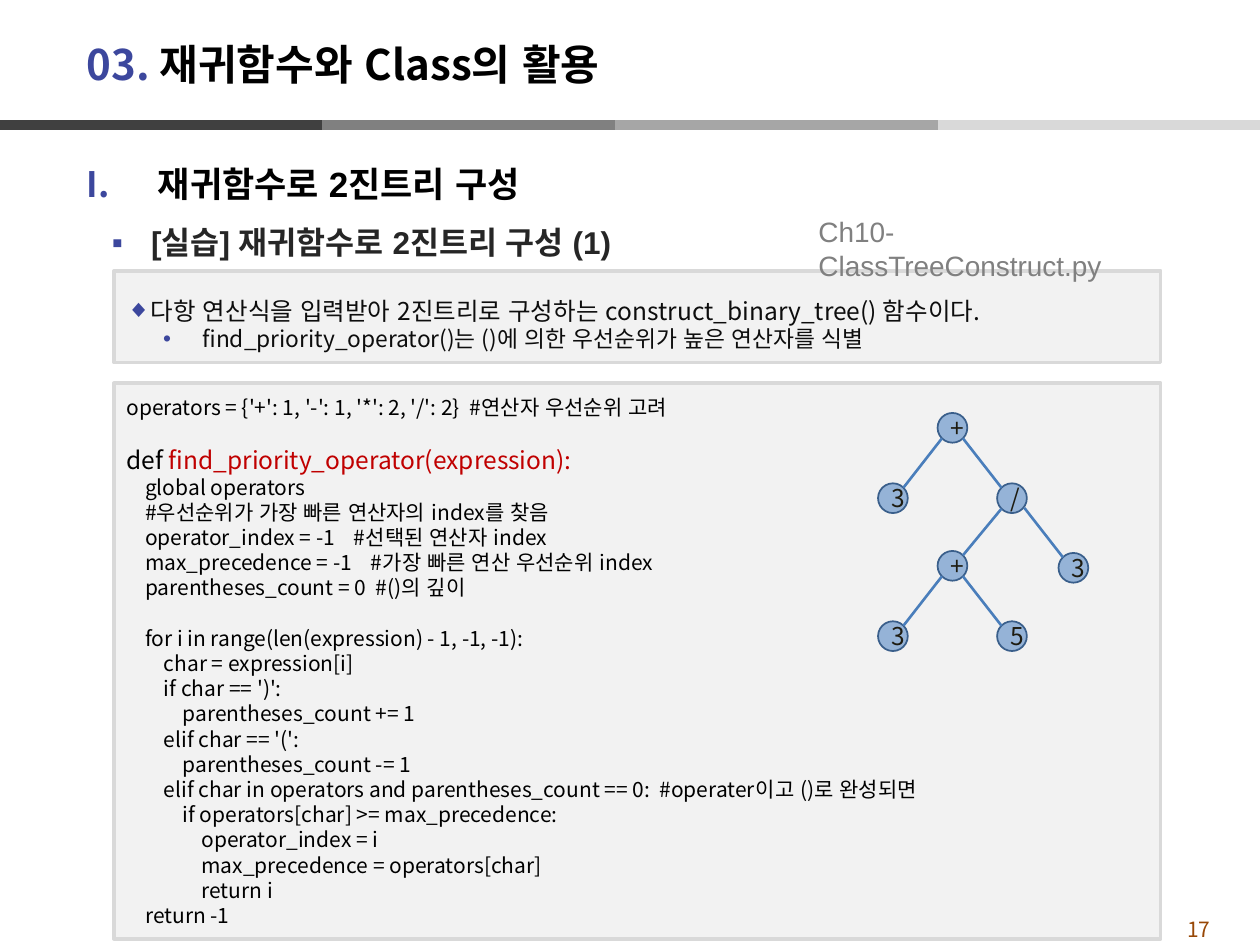
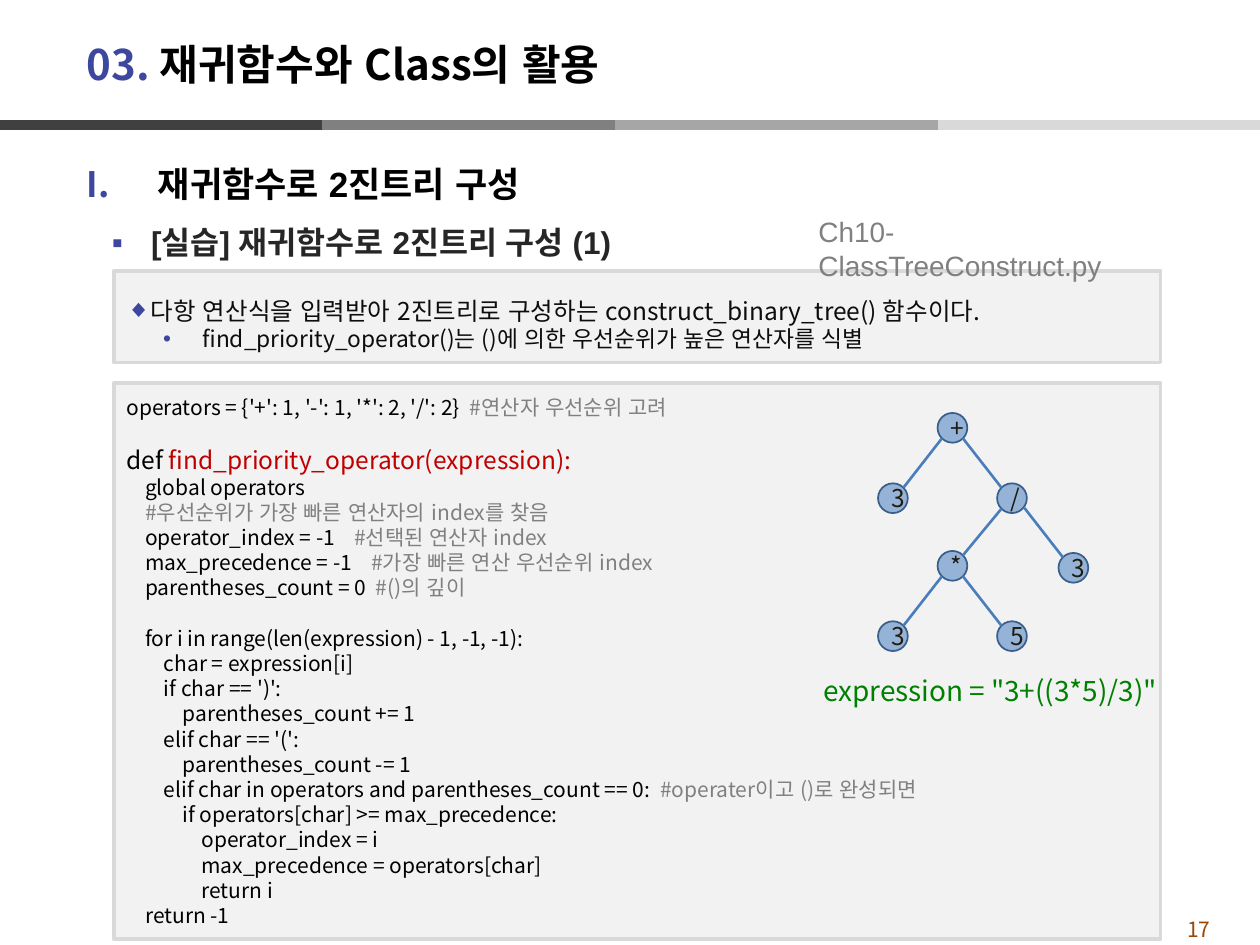
Before and after one commit to dndxor/BCPy, a slide deck: slide 17 of Ch10-재귀함수활용_Class.pptx. Drawn at 1260x945 pixels with LibreOffice and Linux fonts; fonts in the diff are those of the drawing. Boxes give left, top, right and bottom in pixels: in the first picture for what was removed or moved away, otherwise in the second. Text is boxed around its words. In the diff, an @@ line names an element or a change of style, - is before the commit and + after.

```diff
--- a/Ch10-재귀함수활용_Class.pptx
+++ b/Ch10-재귀함수활용_Class.pptx
@@ text in rectangle at [126, 398, 917, 802]: text colour #000000 to #808080 in "#연산자 우선순위 고려", "#우선순위가 가장 빠른 연산자의 index를 찾음", "#선택된 연산자 index", "#가장 빠른 연산 우선순위 index" and 2 more places @@
@@ text in ellipse at [937, 551, 968, 581]: text changed @@
-+
+*
@@ text added at [823, 678, 1157, 708], 16 pt, text #008000 @@
+expression = "3+((3*5)/3)"
```
Also in this commit, not shown: 10 other slides changed, 42 other files.
